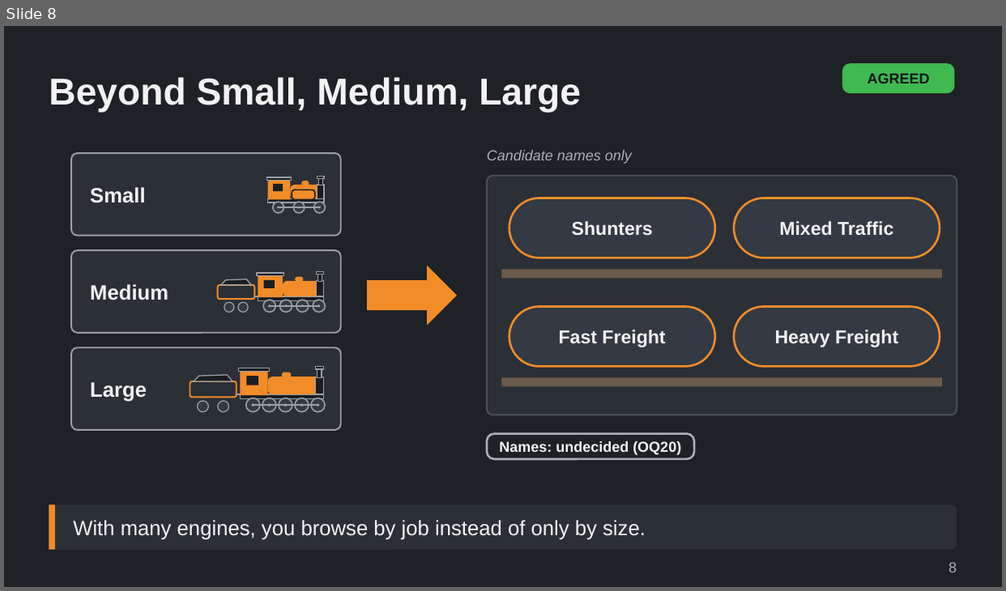
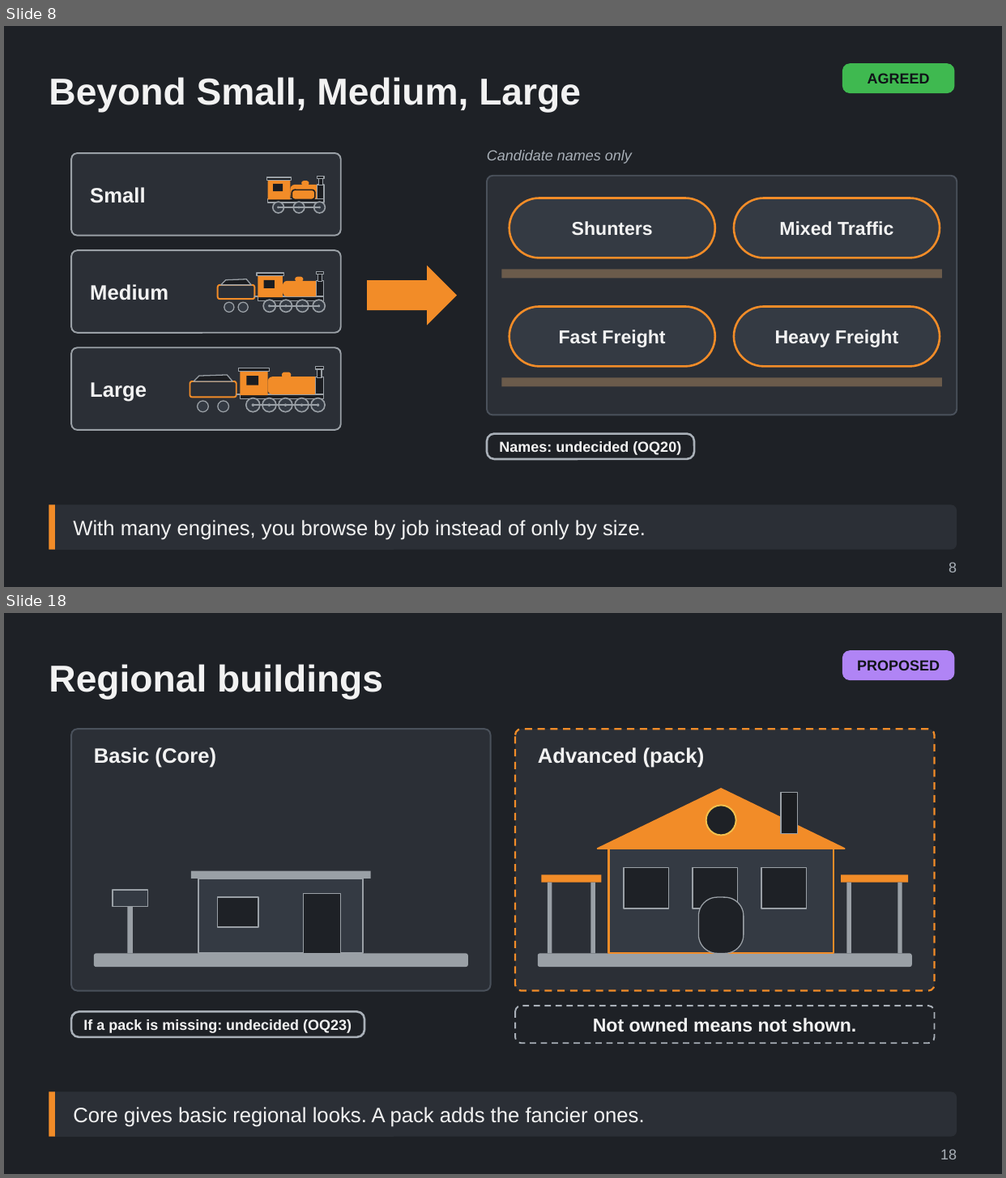
Before and after one commit to Tarenkookoo/Satisfactory---Early-Locomotion, a slide deck: Reporting/Claude Presents/Deck7_AfterLaunch_Packs/After_Launch_Packs_Locomotives_and_History_Explained.pptx. Shown one above the other, each under a label of ours: slide 8 before the commit, slides 8 and 18 after it; the slides between them are not shown. The pictures are 1006x591 and 1006x1178 pixels, drawn with LibreOffice and Linux fonts; fonts in the diff are those of the drawing. Boxes give left, top, right and bottom in pixels: in the first picture for what was removed or moved away, otherwise in the second. Text is boxed around its words. In the diff, an @@ line names an element or a change of style, - is before the commit and + after.

```diff
--- a/Reporting/Claude Presents/Deck7_AfterLaunch_Packs/After_Launch_Packs_Locomotives_and_History_Explained.pptx
+++ b/Reporting/Claude Presents/Deck7_AfterLaunch_Packs/After_Launch_Packs_Locomotives_and_History_Explained.pptx
@@ slide 18 added at box(4, 613, 1002, 1174), background #1E2126 @@
@@ rounded rectangle added at box(842, 650, 955, 680), fill #B084F5, 14 pt, text #101418, bold @@
+PROPOSED
@@ title added at box(49, 664, 383, 699), 36 pt, text #F2F2F2, bold @@
+Regional buildings
@@ group added at box(71, 729, 491, 991): 6 rectangles, 2 rounded rectangles, 1 text @@
+Basic (Core)
@@ group added at box(515, 729, 935, 991): 11 rectangles, 3 rounded rectangles, 1 text, 1 freeform shape, 1 ellipse @@
+Advanced (pack)
@@ rounded rectangle added at box(71, 1012, 364, 1037), outline #A9B0B8 2 pt, 14 pt, text #F2F2F2, bold @@
+If a pack is missing: undecided (OQ23)
@@ rounded rectangle added at box(515, 1006, 935, 1043), outline #A9B0B8 1.5 pt dashed, 18 pt, text #F2F2F2, bold @@
+Not owned means not shown.
@@ rounded rectangle added at box(49, 1093, 957, 1137), fill #2B2F36, 20 pt, text #F2F2F2 @@
+Core gives basic regional looks. A pack adds the fancier ones.
@@ rectangle added at box(49, 1093, 55, 1137), fill #F28C28 @@
@@ text added at box(940, 1149, 957, 1160), 14 pt, text #A9B0B8 @@
+18
```
Also in this commit, not shown: 15 other slides added, 5 other files.
